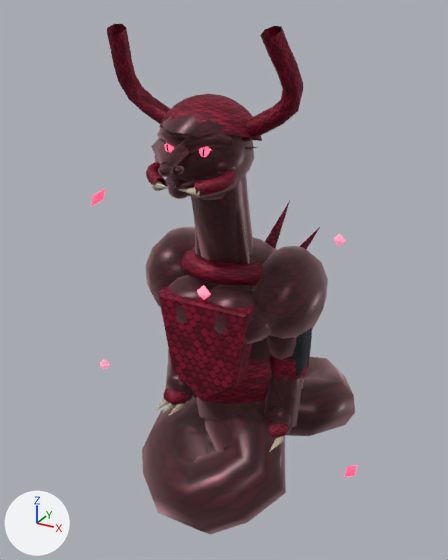
The glTF model glb/low/zonas-iniciales-nv-1-20/enemy-marsh-leech-worm_low.glb as it was, and as the next commit left it.
One viewpoint serves both versions: a 50 mm camera at (1.57, -2.97, 2.85) aimed at (-0.12, 0.09, 1.32). Lighting does not change. The marker at lower left points along +X, +Y and +Z. The first picture is the older version. Where no turn or scale is listed for an object, it has been applied to the vertices. Vertices at exactly the same position are counted once.

Before the edit, the objects in view are built like this:
```python
ob_mesh_3 = bpy.data.objects.new('Mesh_3', me_mesh_3)
ob_mesh_3.parent = ob_elemental_breath_cone
ob_mesh_3.location = (0.11, -0.08, 0.22)
ob_mesh_3.rotation_euler = (3.142, 0.0, 0.0)  # degrees (180, 0, 0)
ob_mesh_3_001 = bpy.data.objects.new('Mesh_3.001', me_mesh_3)
ob_mesh_3_001.parent = ob_elemental_breath_cone
ob_mesh_3_001.location = (0.1, -0.08, -0.22)
ob_mesh_6 = bpy.data.objects.new('Mesh_6', me_mesh_6)
ob_mesh_6.parent = ob_weapon_leap_fang_bite
ob_mesh_6.location = (0.055, -0.09, -0.02)
ob_skinned_unified_mat_primarysurface = bpy.data.objects.new('Skinned_Unified_Mat_PrimarySurface', me_mesh_8)
ob_skinned_unified_mat_primarysurface.location = (0.0, 0.0, 0.0)
ob_skinned_unified_mat_secondaryscalesortrim = bpy.data.objects.new('Skinned_Unified_Mat_SecondaryScalesOrTrim', me_mesh_9)
ob_skinned_unified_mat_secondaryscalesortrim.location = (0.0, 0.0, 0.0)
ob_skinned_unified_mat_underbodyhide = bpy.data.objects.new('Skinned_Unified_Mat_UnderbodyHide', me_mesh_10)
ob_skinned_unified_mat_underbodyhide.location = (0.0, 0.0, 0.0)
```
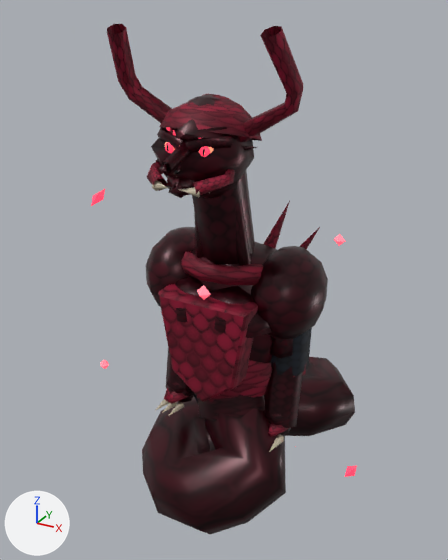
Boxes (x1, y1, x2, y2) around the edits, measured in the pictures (448 x 560 px):
'Skinned_Unified_Mat_PrimarySurface', surface changed, reshaped (darker): before (142, 115, 355, 534); after (142, 94, 355, 534)
'Mesh_3.001', moved (not visible before): after (162, 402, 177, 413)
'Mesh_3', moved (not visible before): after (156, 399, 170, 410)
part 1 of me_mesh_8, cut back (brown): before (143, 115, 353, 499)
part 2 of me_mesh_9, deleted (mostly hidden): before (163, 250, 307, 437)
part 3 of me_mesh_9, deleted (red): before (107, 24, 303, 196)

Diff of the bpy script that builds the scene:
```diff
--- a/glb/low/zonas-iniciales-nv-1-20/enemy-marsh-leech-worm_low.glb.py
+++ b/glb/low/zonas-iniciales-nv-1-20/enemy-marsh-leech-worm_low.glb.py
@@ mat_mat_primarysurface @@
 mat_mat_primarysurface = bpy.data.materials.new('Mat_PrimarySurface')
-# nodes: BsdfPrincipled, Mapping, Mix x2, OutputMaterial, TexImage, UVMap, VertexColor
-# colours: pink #c09197, dark red #4c0519, mixed with the vertex colours
+# nodes: BsdfPrincipled, Mix x2, OutputMaterial, TexImage, VertexColor
+# colours: dark red #4c0519, mixed with the vertex colours
 # uses the picture img_image_0
@@ me_mesh_8 @@
 # used by ob_skinned_unified_mat_primarysurface; location = (0.0, 0.0, 0.0)
-me_mesh_8.from_pydata(...)  # 3159 vertices, 5810 faces; spans x -0.62..0.56, y -0.71..1.31, z -0.17..2.47
+me_mesh_8.from_pydata(...)  # 1145 vertices, 1784 faces; spans x -0.62..0.56, y -0.71..1.31, z -0.17..2.47
+# me_mesh_8 part 1: 1 vertex moved within x 0.06, y -0.49, z 2.27; 1972 vertices removed from x -0.49..0.48, y -0.71..1.2, z -0.16..2.46
+# other edits to the shape of me_mesh_8 do not show in these pictures
 me_mesh_8.materials.append(mat_mat_primarysurface)
@@ me_mesh_9 @@
 # used by ob_skinned_unified_mat_secondaryscalesortrim; location = (0.0, 0.0, 0.0)
-me_mesh_9.from_pydata(...)  # 970 vertices, 1776 faces; spans x -0.5..0.5, y -0.61..0.32, z 0.48..2.78
+me_mesh_9.from_pydata(...)  # 406 vertices, 648 faces; spans x -0.5..0.5, y -0.61..0.32, z 0.48..2.78
+# me_mesh_9 part 2: 309 vertices removed from x -0.47..0.47, y -0.26..0.29, z 0.49..1.59
+# me_mesh_9 part 3: 255 vertices removed from x -0.49..0.49, y -0.58..0.0, z 2.06..2.71
 me_mesh_9.materials.append(mat_mat_secondaryscalesortrim)
@@ ob_mesh_3 @@
 ob_mesh_3 = bpy.data.objects.new('Mesh_3', me_mesh_3)
-ob_mesh_3.parent = ob_elemental_breath_cone
+ob_mesh_3.parent = ob_weapon_leap_fang_bite
 ob_mesh_3.location = (0.11, -0.08, 0.22)
@@ ob_mesh_3_001 @@
 ob_mesh_3_001 = bpy.data.objects.new('Mesh_3.001', me_mesh_3)
-ob_mesh_3_001.parent = ob_elemental_breath_cone
+ob_mesh_3_001.parent = ob_weapon_leap_fang_bite
 ob_mesh_3_001.location = (0.1, -0.08, -0.22)
@@ ob_mesh_6 @@
-ob_mesh_6 = bpy.data.objects.new('Mesh_6', me_mesh_6)
+ob_mesh_6 = bpy.data.objects.new('Mesh_6', me_mesh_3)
 ob_mesh_6.parent = ob_weapon_leap_fang_bite
```
